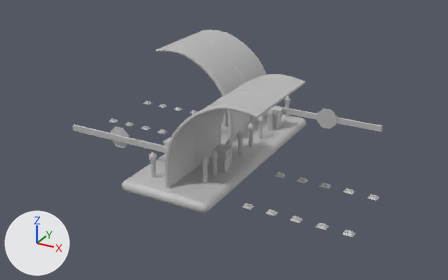
An edit to the FBX model Assets/_ProtoTypes/Denis/Assets/Cancela_Estacionamento_01.fbx, drawn before and after from the same camera.
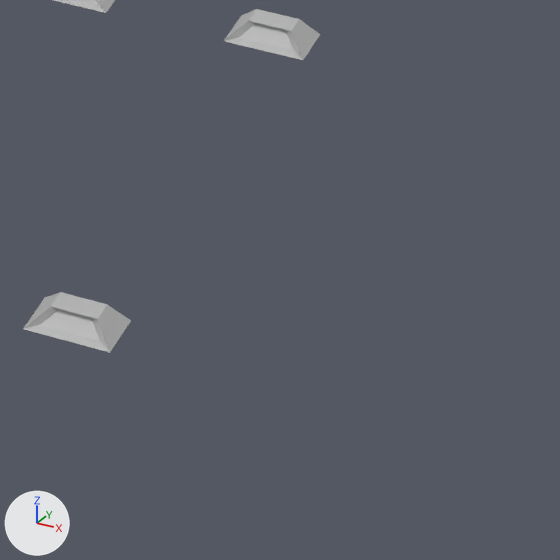
The first picture shows the older version from a 50 mm lens placed at (12.17, -22.13, 11.59), pointed at (0.25, -0.45, 0.75). The close-ups show both versions on the part from 76% to 91% of the width and 69% to 94% of the height of that picture; other places that the commit changed are outside them. Every picture has the same lights, and +X, +Y and +Z are marked at lower left. Where no turn or scale is listed for an object, it has been applied to the vertices.

Objects in the first close-up: 'Tartaruga2', 'Tartaruga3'.
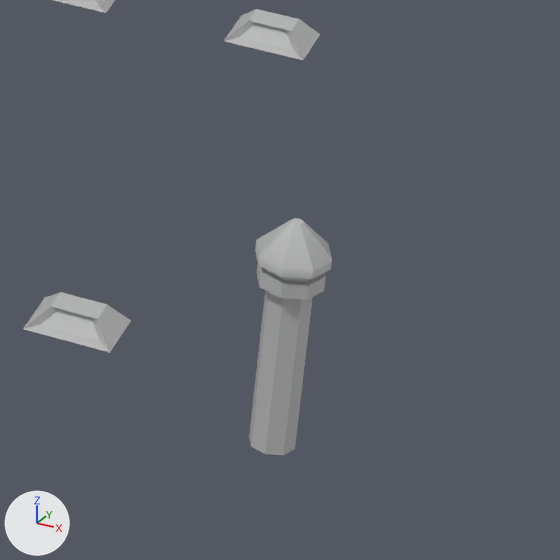
Where the newer file only moved an object's origin or applied its transform, the numbers keep the older frame.

The change, as a diff of the scene's bpy script:
```diff
--- a/Assets/_ProtoTypes/Denis/Assets/Cancela_Estacionamento_01.fbx.py
+++ b/Assets/_ProtoTypes/Denis/Assets/Cancela_Estacionamento_01.fbx.py
@@ me_mesh_015_1 @@
+me_mesh_015_1.from_pydata(...)  # 74 vertices, 80 faces; spans x -0.162..0.162, y -0.162..0.162, z 0.0..1.097
+me_mesh_015_1.materials.append(mat_lambert1)  # grey #bcbcbc
@@ ob_cancela_estacionamento_01mt_poste14 @@
+ob_cancela_estacionamento_01mt_poste14 = bpy.data.objects.new('Cancela_Estacionamento_01mt:Poste14', me_mesh_015_1)
+ob_cancela_estacionamento_01mt_poste14.location = (8.0, -4.0, -0.285)
```

What differs and where, as boxes [x1, y1, x2, y2] in the close-ups (560 x 560 px):
'Cancela_Estacionamento_01mt:Poste14', added: after [249, 218, 332, 455]
